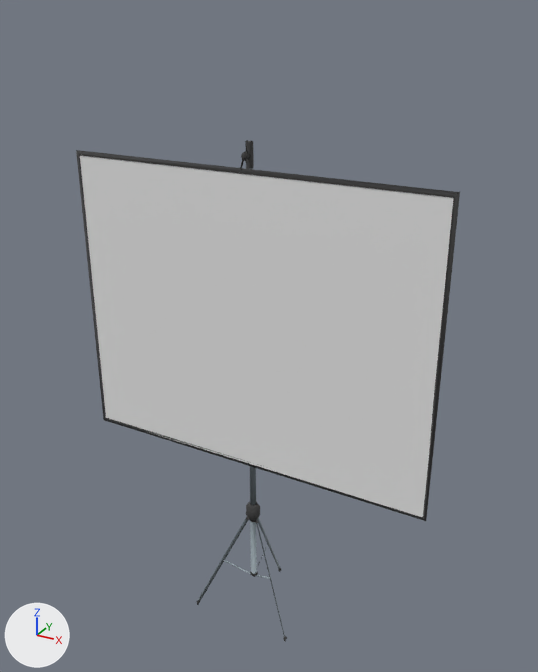
Two versions of the glTF model models/piece7.glb, one commit apart.
Both versions are drawn from a camera (50 mm lens) standing at (4.63, -10.14, 10.11) and looking at (-0.74, -0.37, 5.22). Arrows for +X, +Y and +Z are at lower left; the lights stay in place. The first picture is the older version. Where no turn or scale is listed for an object, it has been applied to the vertices. Vertices at exactly the same position are counted once.

The first picture shows 'Plane.005_projector screen_0'.
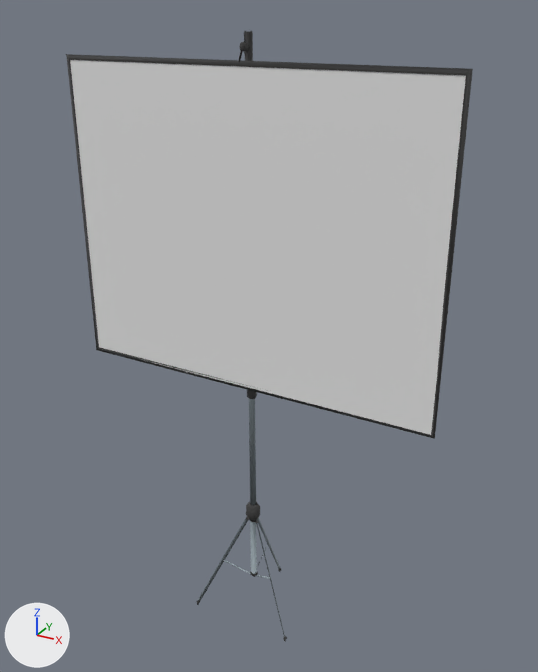
The newer file is also turned or shifted as a whole; pictures and numbers use the older file's frame.

The edits, one by one:
me_plane_005_projector_screen_0_001 is used by ob_plane_005_projector_screen_0; location (0.0, 0.0, 0.0).
me_plane_005_projector_screen_0_001 had 379 vertices, 367 faces and spanned x -3.92..2.29, y -1.38..0.2, z -0.09..8.41.
me_plane_005_projector_screen_0_001 now has 379 vertices, 367 faces and spans x -3.92..2.29, y -1.38..0.2, z -0.09..9.84.
me_plane_005_projector_screen_0_001 part 1: the loose piece of 9 vertices spanning x -3.87..2.23, y -0.99..-0.98, z 3.12..7.99 is moved by (0.0, 0.0, 1.44).
me_plane_005_projector_screen_0_001 part 2: the loose piece of 12 vertices spanning x -3.92..2.29, y -1.0..-0.98, z 3.07..8.03 is moved by (0.0, 0.0, 1.44).
me_plane_005_projector_screen_0_001 part 3: the loose piece of 8 vertices spanning x -0.87..-0.72, y -1.0..-0.99, z 8.01..8.21 is moved by (0.0, 0.0, 1.44).
me_plane_005_projector_screen_0_001 part 4: the loose piece of 31 vertices spanning x -0.85..-0.74, y -0.9..-0.78, z 8.01..8.39 is moved by (0.0, 0.0, 1.44).
me_plane_005_projector_screen_0_001 part 5: the loose piece of 8 vertices spanning x -0.81..-0.76, y -1.02..-0.87, z 8.14..8.27 is moved by (0.0, 0.0, 1.44).
me_plane_005_projector_screen_0_001 part 6: the loose piece of 8 vertices spanning x -0.83..-0.76, y -1.02, z 8.15..8.26 is moved by (0.0, 0.0, 1.44).
Other edits to the shape of me_plane_005_projector_screen_0_001 do not show in these pictures.

Boxes (x1, y1, x2, y2) around the edits, measured in the pictures (538 x 672 px; the box of a moved part takes in the faces that stretch with it):
'Plane.005_projector screen_0', reshaped (22% taller): before (76, 140, 460, 642); after (66, 30, 473, 642)
part 1 of me_plane_005_projector_screen_0_001, moved or reshaped: before (80, 156, 454, 517); after (70, 60, 466, 435)
part 2 of me_plane_005_projector_screen_0_001, moved or reshaped: before (76, 150, 460, 521); after (66, 54, 473, 438)
part 3 of me_plane_005_projector_screen_0_001, moved or reshaped: before (240, 159, 249, 169); after (239, 50, 248, 62)
part 4 of me_plane_005_projector_screen_0_001, moved or reshaped: before (245, 141, 254, 169); after (244, 32, 253, 61)
part 5 of me_plane_005_projector_screen_0_001, moved or reshaped: before (242, 151, 250, 161); after (242, 42, 250, 51)
part 6 of me_plane_005_projector_screen_0_001, moved or reshaped: before (241, 152, 245, 161); after (240, 42, 244, 51)
